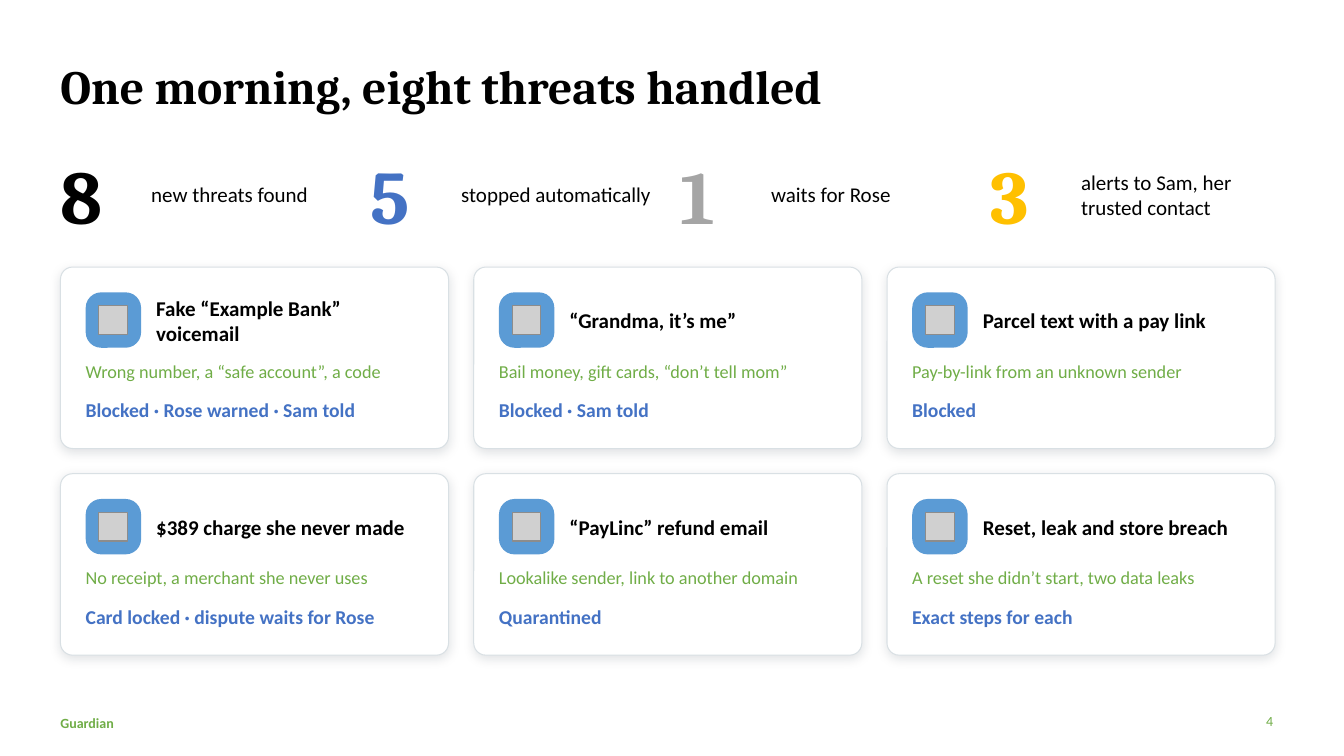
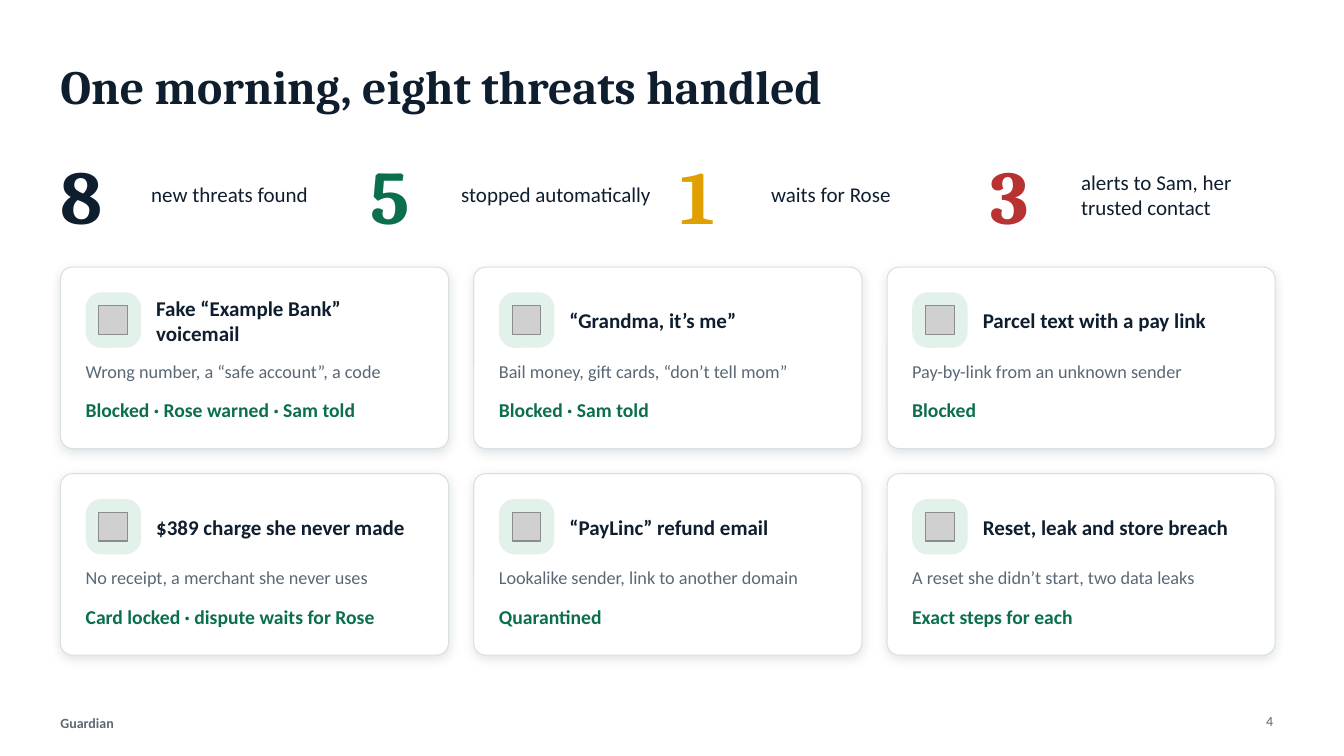
Before and after one commit to aravindramesh2806/Guardian, a slide deck: slide 4 of presentation/Guardian.pptx. Drawn at 1344x756 pixels with LibreOffice and Linux fonts; fonts in the diff are those of the drawing; grey boxes stand for pictures. Boxes give left, top, right and bottom in pixels: in the first picture for what was removed or moved away, otherwise in the second. Text is boxed around its words. In the diff, an @@ line names an element or a change of style, - is before the commit and + after.

```diff
--- a/presentation/Guardian.pptx
+++ b/presentation/Guardian.pptx
@@ text "1" at (680,173,715,224): text colour #A5A5A5 to #E0A100 @@
@@ text "3" at (990,172,1028,225): text colour #FFC000 to #B83232 @@
@@ fill #5B9BD5 to #E3F1EB in 6 elements at (86,292,141,348), (499,292,555,348), (912,292,968,348), (86,499,141,555), (499,499,555,555), (912,499,968,555) @@
@@ text colour #000000 to #0F1E2E in 12 elements at (60,71,821,114), (60,172,102,225), (151,187,308,202), (461,187,650,206), (771,187,891,202), (1081,175,1232,215), (156,300,341,341), (569,312,736,331), (983,313,1206,332), (156,520,404,539), (569,519,768,539), (983,520,1227,538) @@
@@ text colour #4472C4 to #0B6E4F in 7 elements at (370,173,409,225), (86,403,355,417), (499,403,648,417), (912,403,976,417), (86,610,374,627), (499,610,602,627), (912,610,1072,627) @@
@@ text colour #70AD47 to #5A6875 in 8 elements at (86,365,381,381), (499,365,787,381), (912,365,1182,381), (86,571,368,587), (499,571,798,586), (912,571,1194,586), (1266,717,1273,726), (60,718,113,728) @@
```
Also in this commit, not shown: 11 other slides changed, 1 other file.
